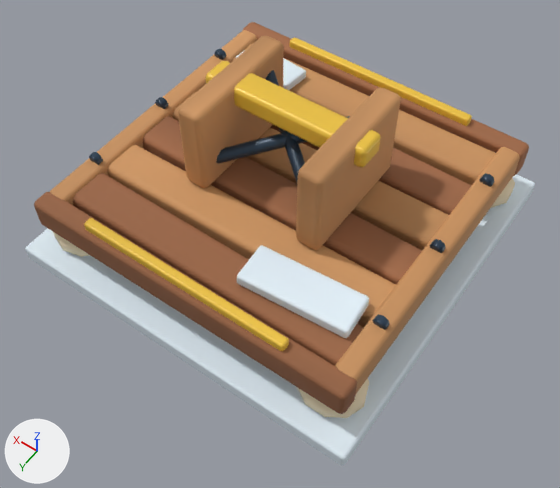
What one commit did to the glTF model HavenlineGodot/assets/stations_v2/pad_build.glb.
One viewpoint serves both versions: a 50 mm camera at (-1.57, 2.27, 3.29) aimed at (-0.13, 0.26, 0.14). Lighting does not change. The marker at lower left points along +X, +Y and +Z. The older version comes first. Vertices at exactly the same position are counted once.

Objects in the first picture: 'pad_build'.
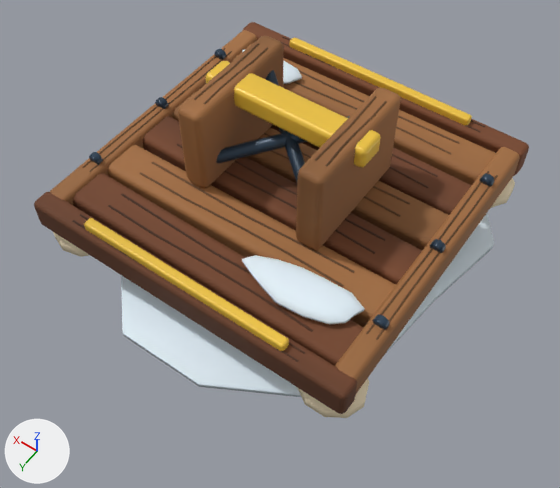
What differs and where, as boxes [x1, y1, x2, y2] in the pictures (560 x 488 px):
'pad_build', reshaped (11% shorter): before [25, 22, 535, 466]; after [34, 22, 529, 418]
part 1 of me_pad_build, rebuilt: before [25, 174, 535, 466]; after [121, 213, 494, 397]
part 2 of me_pad_build, rebuilt (8% narrower, 24% shorter): before [237, 245, 369, 338]; after [242, 255, 364, 325]
part 3 of me_pad_build, rebuilt: before [236, 50, 306, 90]; after [242, 49, 302, 84]
part 4 of me_pad_build, added: after [72, 36, 498, 362]
part 5 of me_pad_build, added: after [315, 96, 387, 166]
part 6 of me_pad_build, added: after [194, 43, 268, 104]
part 7 of me_pad_build, recoloured (darker): [34, 22, 529, 414] in both

What the commit changed:
me_pad_build is used by ob_pad_build; location (0.0, 0.0, 0.0).
me_pad_build had 1432 vertices, 2736 faces and spanned x -1.01..1.01, y -1.01..1.01, z -0.06..0.85.
me_pad_build now has 2617 vertices, 4850 faces and spans x -1.0..1.14, y -0.96..1.08, z -0.11..0.85.
me_pad_build part 1: the loose piece of 56 vertices spanning x -1.01..1.01, y -1.01..1.01, z -0.06..0.04 is rebuilt with 99 vertices and now spans x -1.0..1.14, y -0.96..1.08, z -0.11..0.08.
me_pad_build part 2: the loose piece of 56 vertices spanning x -0.78..-0.18, y 0.45..0.71, z 0.35..0.42 is rebuilt with 86 vertices and now spans x -0.76..-0.15, y 0.47..0.7, z 0.34..0.43.
me_pad_build part 3: the loose piece of 56 vertices spanning x 0.35..0.77, y -0.72..-0.5, z 0.35..0.41 is rebuilt with 86 vertices and now spans x 0.36..0.78, y -0.7..-0.51, z 0.34..0.41.
me_pad_build part 4: 902 vertices added at x -0.89..0.89, y -0.89..0.89, z 0.34..0.37.
me_pad_build part 5: 90 vertices added at x -0.37..-0.3, y -0.25..0.25, z 0.84..0.85.
me_pad_build part 6: 90 vertices added at x 0.31..0.38, y -0.25..0.25, z 0.84..0.85.
me_pad_build part 7: 1296 kept faces spanning x -0.93..0.93, y -0.92..0.92, z 0.19..0.85 get new vertex colours; the middle colour goes from pale yellow #ebe0cf to beige #ae9982.
